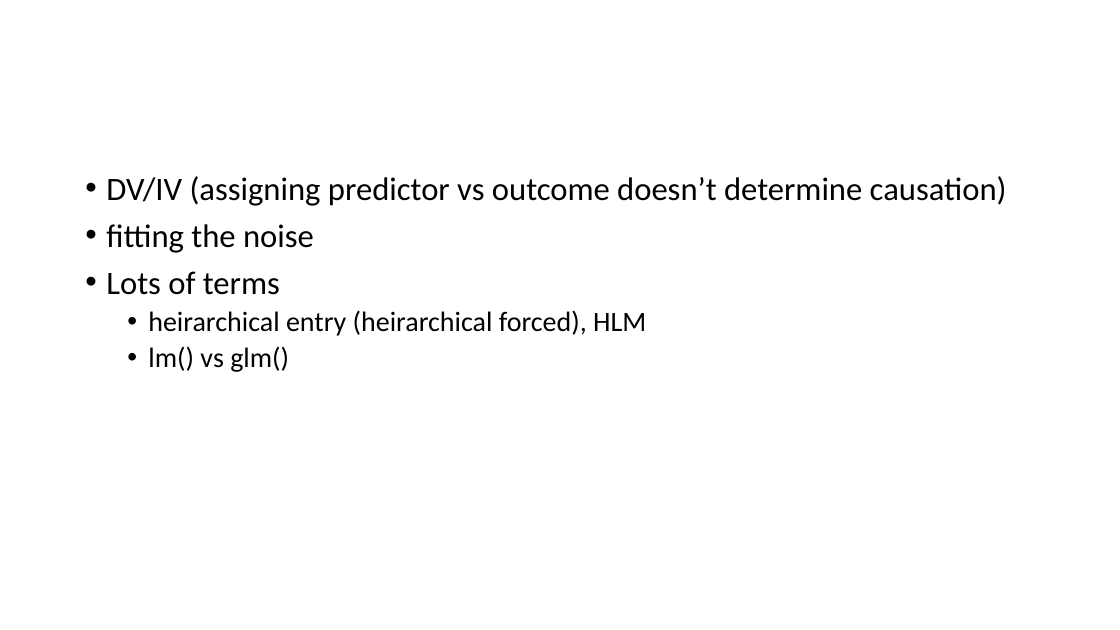
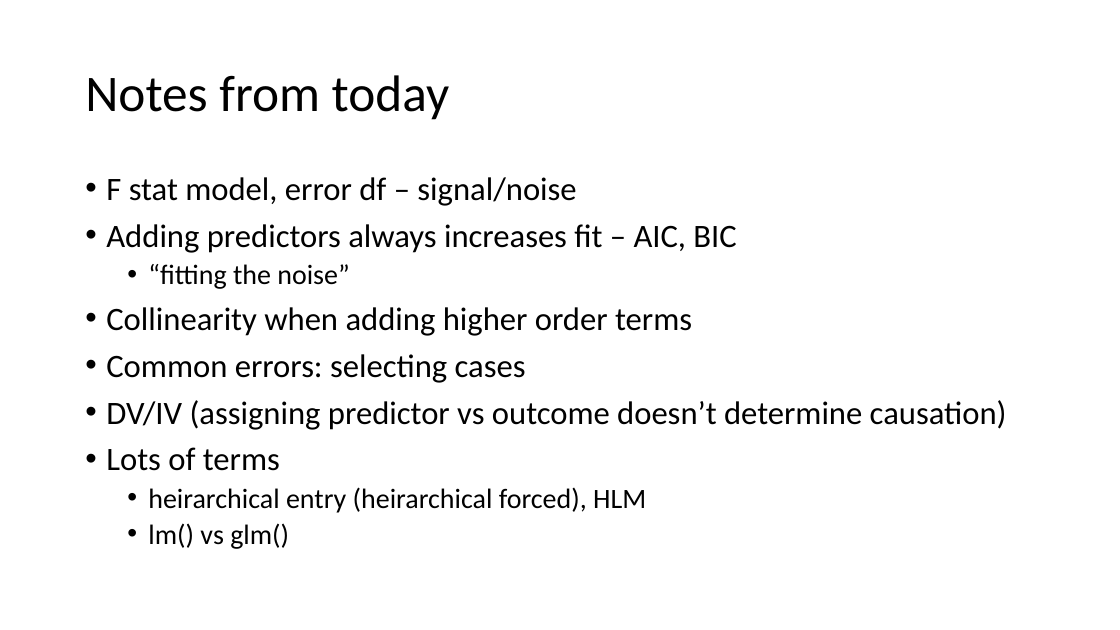
Before and after one commit to jamilfelipe/psych596, a slide deck: slide 16 of lecture-slides_upload/lab-activity/6-LinReg-output.pptx. Drawn at 1120x630 pixels with LibreOffice and Linux fonts; fonts in the diff are those of the drawing. Boxes give left, top, right and bottom in pixels: in the first picture for what was removed or moved away, otherwise in the second. Text is boxed around its words. In the diff, an @@ line names an element or a change of style, - is before the commit and + after.

```diff
--- a/lecture-slides_upload/lab-activity/6-LinReg-output.pptx
+++ b/lecture-slides_upload/lab-activity/6-LinReg-output.pptx
@@ title added at box(85, 75, 450, 120), 44 pt, text #000000 @@
+Notes from today
@@ text at box(106, 177, 736, 383): paragraphs added @@
+• F stat model, error df – signal/noise
+• Adding predictors always increases fit – AIC, BIC
+  • “fitting the noise”
+• Collinearity when adding higher order terms
+• Common errors: selecting cases
@@ text at box(106, 224, 314, 253): paragraph removed @@
-• fitting the noise
```
Also in this commit, not shown: 2 slides added, 10 other files.
